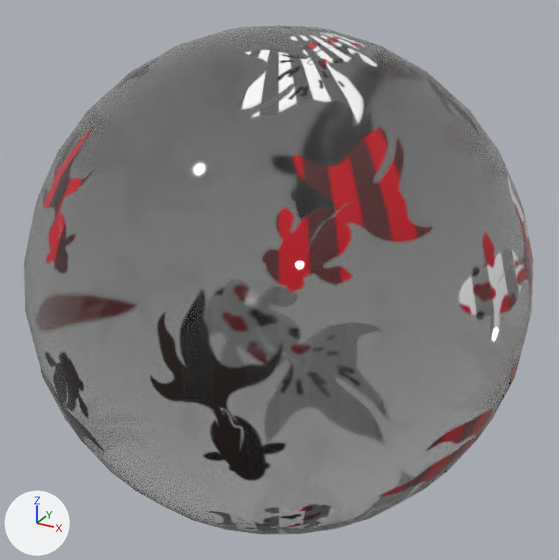
Renders of the glTF model assets/asset.glb from each side of a commit.
Before and after are seen from a 50 mm lens placed at (6.37, -11.55, 5.77), pointed at (0.01, 0.0, 0.0). Arrows for +X, +Y and +Z are at lower left; the lights stay in place. Where no turn or scale is listed for an object, it has been applied to the vertices.

The older version as bpy lines, for what is in view:
```python
me_球 = bpy.data.meshes.new('球')
me_球.from_pydata(...)  # a UV sphere (32 segments, 16 rings, poles along z) spanning x -4.5..4.5, y -4.5..4.5, z -4.5..4.5
me_球.materials.append(mat_マテリアル)  # white #e7e7e7
me_球_001 = bpy.data.meshes.new('球.001')
me_球_001.from_pydata(...)  # a UV sphere (32 segments, 16 rings, poles along z) spanning x -4.5..4.5, y -4.5..4.5, z -4.5..4.5
me_球_001.materials.append(mat_マテリアル_003)  # picture img_kingyo01_01
ob_プリント = bpy.data.objects.new('プリント', me_球_001)
ob_プリント.location = (0.0, 0.0, 0.0)
ob_球 = bpy.data.objects.new('球', me_球)
ob_球.location = (0.0, 0.0, 0.0)
```
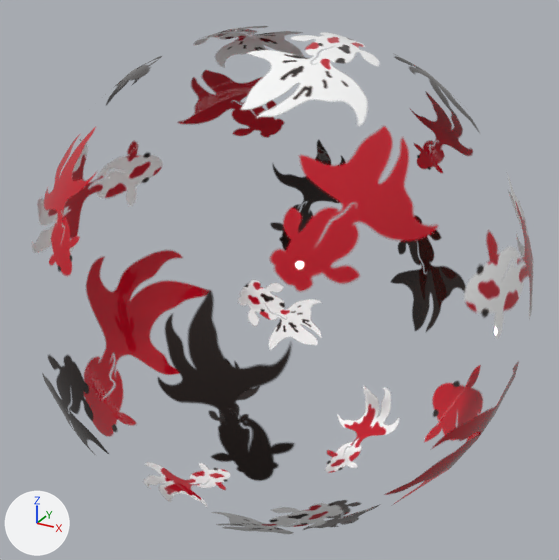
What differs and where, as boxes (x1, y1, x2, y2) in the pictures (559 x 560 px):
'球', deleted
    before: (24, 26, 534, 534)
'プリント', turned
    before: (41, 27, 534, 534)
    after: (32, 26, 534, 534)

Edits to the bpy script that builds the scene:
```text
Remove ob_球:
    ob_球 = bpy.data.objects.new('球', me_球)
    ob_球.location = (0.0, 0.0, 0.0)
Change ob_プリント:
    ob_プリント.rotation_euler: (0.0, 0.0, 0.0) -> (0.0, 0.0, 0.0262)  # degrees (0, 0, 0) -> degrees (0, 0, 1.5)
```
